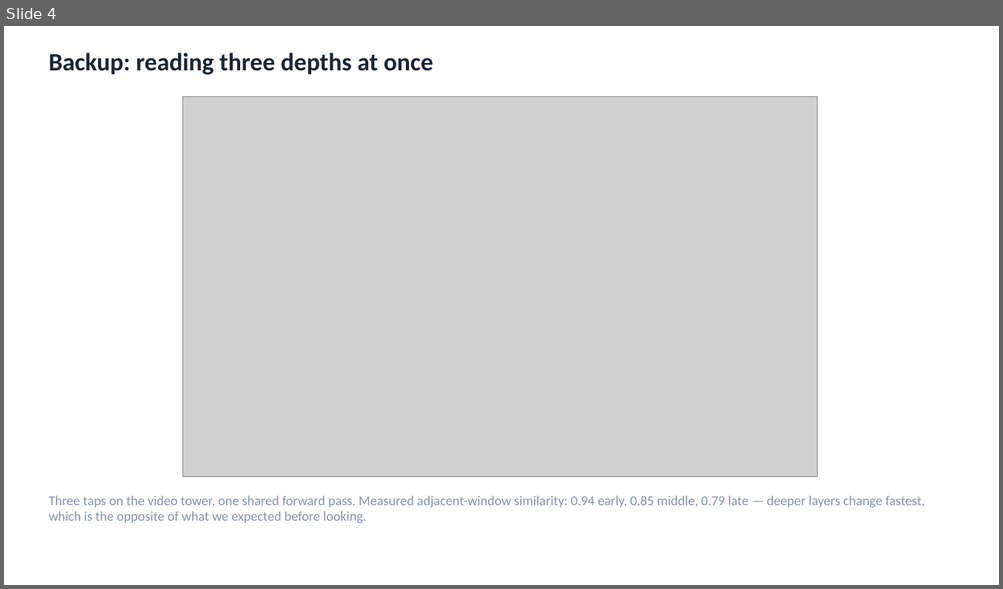
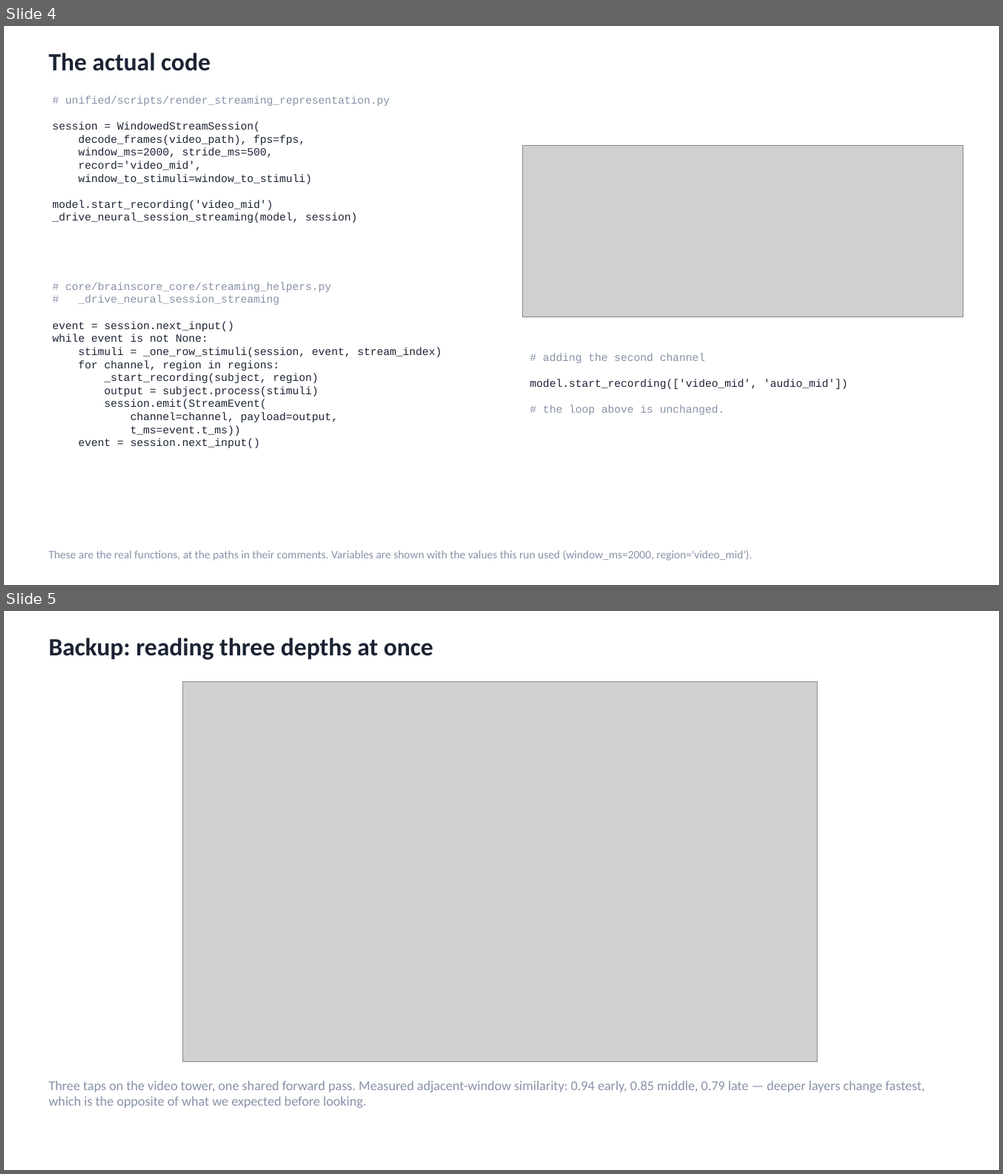
Before and after one commit to KartikP/brainscore-unified, a slide deck: scripts/streaming_demo_output/streaming_deck.pptx. Shown one above the other, each under a label of ours: slide 4 before the commit, slides 4 and 5 after it. The pictures are 1003x589 and 1003x1174 pixels, drawn with LibreOffice and Linux fonts; fonts in the diff are those of the drawing; grey boxes stand for pictures. Boxes give left, top, right and bottom in pixels: in the first picture for what was removed or moved away, otherwise in the second. Text is boxed around its words. In the diff, an @@ line names an element or a change of style, - is before the commit and + after.

```diff
--- a/scripts/streaming_demo_output/streaming_deck.pptx
+++ b/scripts/streaming_demo_output/streaming_deck.pptx
@@ slide 4 added at box(4, 26, 999, 585), background #FFFFFF @@
@@ text added at box(48, 53, 210, 71), 24 pt, text #1B2333, bold @@
+The actual code
@@ text added at box(52, 96, 390, 223), 10.5 pt, text #1B2333 @@
+# unified/scripts/render_streaming_representation.py
+session = WindowedStreamSession(
+decode_frames(video_path), fps=fps,
+window_ms=2000, stride_ms=500,
+record='video_mid',
+window_to_stimuli=window_to_stimuli)
+model.start_recording('video_mid')
+_drive_neural_session_streaming(model, session)
@@ picture added at box(523, 145, 963, 317) @@
@@ text added at box(52, 282, 441, 449), 10.5 pt, text #1B2333 @@
+# core/brainscore_core/streaming_helpers.py
+# _drive_neural_session_streaming
+event = session.next_input()
+while event is not None:
+stimuli = _one_row_stimuli(session, event, stream_index)
+for channel, region in regions:
+_start_recording(subject, region)
+output = subject.process(stimuli)
+session.emit(StreamEvent(
+channel=channel, payload=output,
+t_ms=event.t_ms))
+event = session.next_input()
@@ text added at box(529, 353, 848, 415), 10.5 pt, text #8792A8 @@
+# adding the second channel
+model.start_recording(['video_mid', 'audio_mid'])
+# the loop above is unchanged.
@@ text added at box(48, 551, 751, 561), 11 pt, text #8792A8 @@
+These are the real functions, at the paths in their comments. Variables are shown with the values this run used (window_ms=2000, region='video_mid').
@@ what was slide 4 is now slide 5 @@
```
Also in this commit, not shown: 1 other file.
